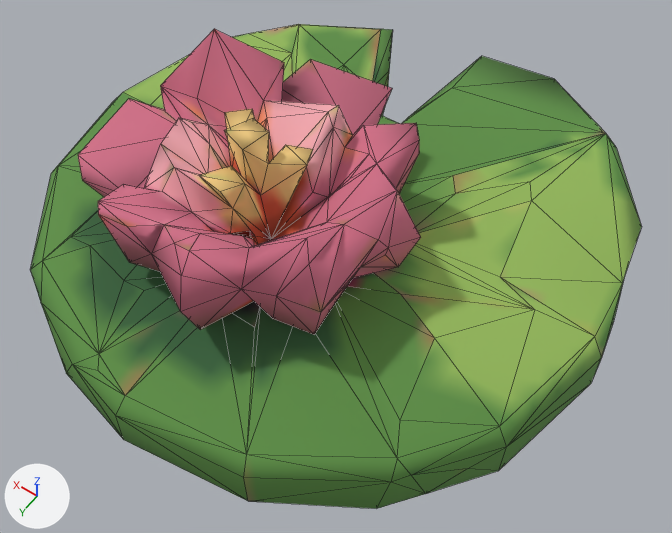
An edit to the glTF model public/models/lilypad.glb, drawn before and after from the same camera.
Both versions are drawn from a 50 mm camera at (-0.612, 0.85, 1.105) aimed at (-0.07, 0.09, -0.088). Lighting does not change. The marker at lower left points along +X, +Y and +Z. The first picture is the older version. Mesh edges are drawn as thin lines. Where no turn or scale is listed for an object, it has been applied to the vertices. Vertices at exactly the same position are counted once.

Objects in the first picture: 'tripo_node_335c2a4c-7706-486b-b163-c025a70bfe52'.
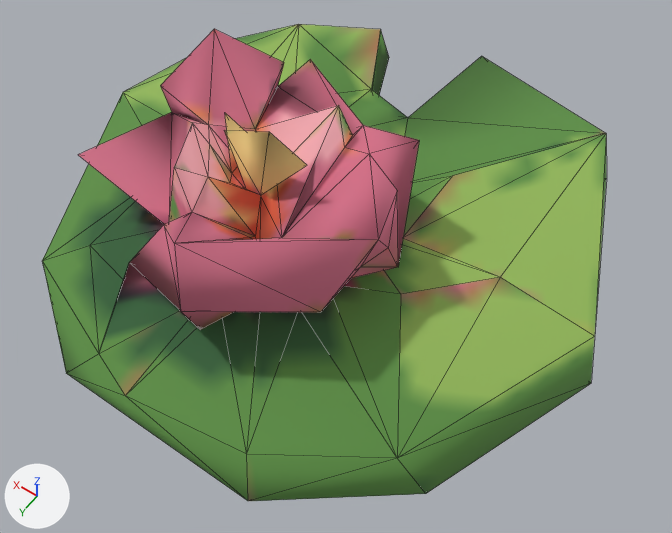
Where the newer file only moved an object's origin or applied its transform, the numbers keep the older frame.

The change, as a diff of the scene's bpy script:
```diff
--- a/public/models/lilypad.glb.py
+++ b/public/models/lilypad.glb.py
@@ me_tripo_mesh_335c2a4c_7706_486b_b163_c025a70bfe52 @@
 # used by ob_tripo_node_335c2a4c_7706_486b_b163_c025a70bfe52; location = (0.0, 0.001, 0.0)
-me_tripo_mesh_335c2a4c_7706_486b_b163_c025a70bfe52.from_pydata(...)  # 273 vertices, 541 faces; spans x -0.498..0.498, y -0.499..0.499, z -0.171..0.171
+me_tripo_mesh_335c2a4c_7706_486b_b163_c025a70bfe52.from_pydata(...)  # 112 vertices, 220 faces; spans x -0.498..0.475, y -0.498..0.476, z -0.17..0.171
+# me_tripo_mesh_335c2a4c_7706_486b_b163_c025a70bfe52 part 1: 161 vertices removed from x -0.498..0.498, y -0.499..0.499, z -0.171..0.165
 me_tripo_mesh_335c2a4c_7706_486b_b163_c025a70bfe52.materials.append(mat_tripo_material_335c2a4c_7706_486b_b163_c025a70bfe52)
```

Boxes (x1, y1, x2, y2) around the edits, measured in the pictures (672 x 533 px):
'tripo_node_335c2a4c-7706-486b-b163-c025a70bfe52', reshaped (8% narrower): before (30, 24, 642, 509); after (42, 24, 607, 501)
part 1 of me_tripo_mesh_335c2a4c_7706_486b_b163_c025a70bfe52, deleted: before (30, 24, 642, 509)
